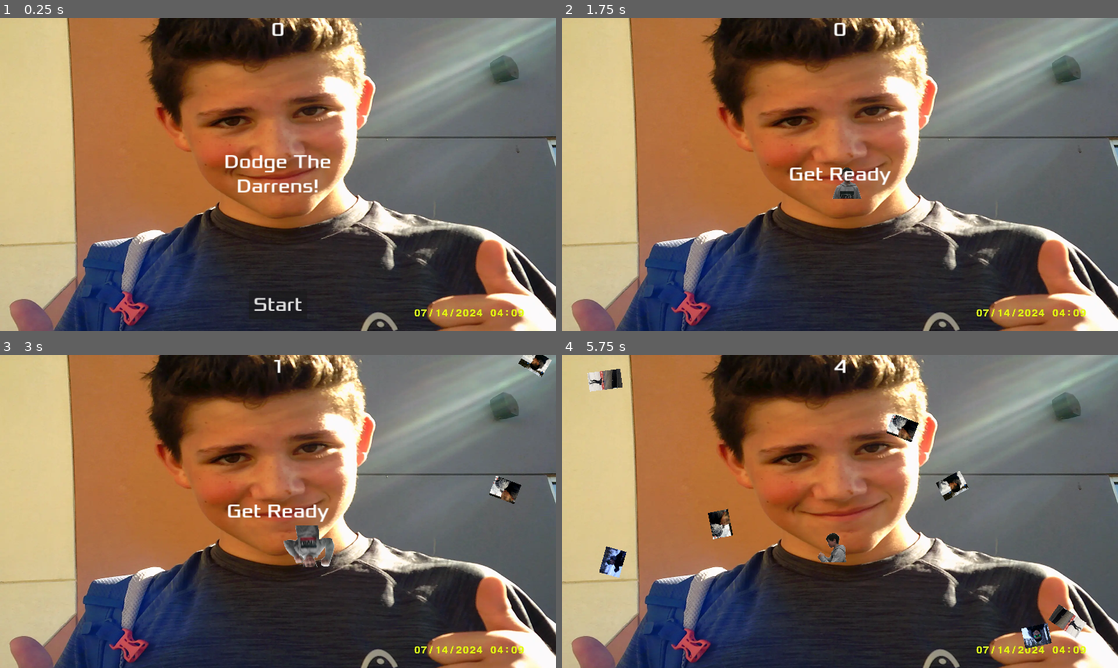
Above: before the commit, frames 1-4 (two rows, left to right).
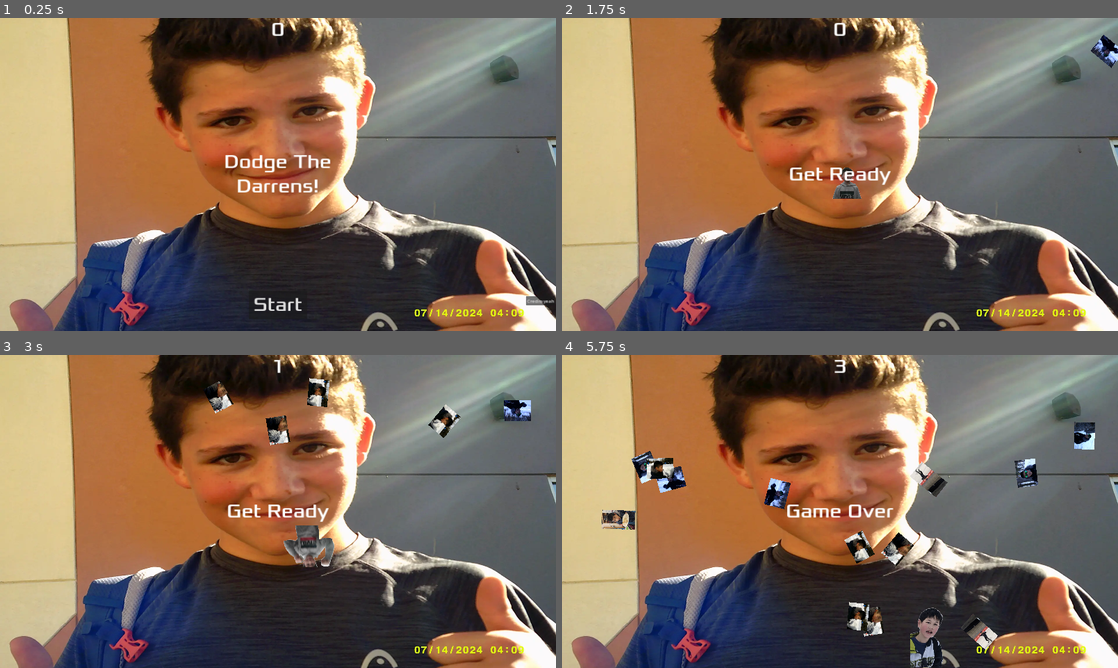
Above: after the commit, the same moments.

Repository: DodgeTheDarins/Dodge-The-Darins
Game: Godot game, scene res://main.tscn
The game is run twice, just before and just after one commit, with the same random seed, the same clock (stepped at 60 frames per second) and the same inputs.
Inputs (mouse positions are in pixels of both pictures, inside the frame that each line leads up to):
- Up to frame 1 (0.25 s): no input
- Up to frame 2 (1.75 s): click (1101, 299) at 0.5 s, where only the run after the commit has a clickable "Creditsyeah"; click "Start" at 1.25 s
- Up to frame 3 (3 s): hold Right (move_right) 2.03-2.78 s; hold A (a) 2.03-2.78 s; tap D (d) at 2.3, 2.85 s; hold Down (move_down) from 2.78 s (still down)
- Up to frame 4 (5.75 s): tap S (s) at 3.05 s; release Down (move_down) at 3.53 s; hold Right (move_right) 3.53-4.28 s; hold S (s) 3.53-4.28 s; tap W (w) at 3.8, 4.35 s; hold Up (move_up) 4.28-5.03 s; tap A (a) at 4.55 s; hold Left (move_left) from 5.03 s (still down); hold A (a) from 5.03 s (still down); tap D (d) at 5.3 s

The runs differ from the first frame. In frame 1, less than 0.1% of the frame differs, in the area x 94-100%, y 88-92%; in frame 2, 0.3%; in frame 3, 2.1%; in frame 4, 7.3%, in the area x 4-96%, y 1-100%.

Commit message:
honestly forgot what i changed

Diff:
--- a/hud.gd
+++ b/hud.gd
@@ -1,6 +1,7 @@
 extends CanvasLayer
 
 signal start_game
+signal jeremy
 
 func show_message(text):
 	$MessageLabel.text = text
@@ -14,6 +15,7 @@
 	$MessageLabel.text = "Dodge the\nDarrens"
 	$MessageLabel.show()
 	$StartButton.show()
+	$Credits.show()
 
 
 func update_score(score):
@@ -21,7 +23,12 @@
 
 func _on_start_button_pressed() -> void:
 	$StartButton.hide()
+	$Credits.hide()
 	start_game.emit()
+
+func _on_credits_pressed() -> void:
+	show_message("Made by Jeremy and Eric")
+	jeremy.emit()
 
 func _on_message_timer_timeout() -> void:
 	$MessageLabel.hide()
--- a/hud.tscn
+++ b/hud.tscn
@@ -60,12 +60,25 @@
 theme_override_fonts/font = ExtResource("1_xlugh")
 theme_override_font_sizes/font_size = 64
 shortcut = SubResource("Shortcut_a4pd8")
+shortcut_feedback = false
+shortcut_in_tooltip = false
 text = "Start"
 
 [node name="MessageTimer" type="Timer" parent="."]
 wait_time = 2.0
 one_shot = true
 
+[node name="Credits" type="Button" parent="."]
+offset_left = 1816.0
+offset_top = 960.0
+offset_right = 1824.0
+offset_bottom = 968.0
+shortcut_feedback = false
+shortcut_in_tooltip = false
+text = "Creditsyeah"
+
+[connection signal="jeremy" from="." to="." method="play_jeremy"]
 [connection signal="start_game" from="." to="." method="new_game"]
 [connection signal="pressed" from="StartButton" to="." method="_on_start_button_pressed"]
 [connection signal="timeout" from="MessageTimer" to="." method="_on_message_timer_timeout"]
+[connection signal="pressed" from="Credits" to="." method="_on_credits_pressed"]
--- a/main.gd
+++ b/main.gd
@@ -5,8 +5,10 @@
 
 var mobspeedlow = 250
 var mobspeedhigh = 350
-var mobspeedspecial = 3000.0
+var mobspeedspecial = 1000.0
 var mobspecialchance = 50
+var music
+var mobspecial
 
 # Called when the node enters the scene tree for the first time.
 func _ready(): pass
@@ -20,23 +22,37 @@
 	$ScoreTimer.stop()
 	$MobTimer.stop()
 	$HUD.show_game_over()
-	$Music1.stop()
-	$Music2.stop()
-	$DeathSound.play()
+	$Music/Music1.stop()
+	$Music/Music2.stop()
+	$Music/Music3.stop()
+	$Music/Sharks.stop()
+	$Music/Shrimp.stop()
+	$Music/Jeremy.stop()
+	$SFX/DeathSound.play()
 	score = 0
 
 func new_game():
+	$Music/Jeremy.stop()
 	score = 0
 	$Player.start($StartPosition.position)
 	$StartTimer.start()
 	$HUD.update_score(score)
 	$HUD.show_message("Get Ready")
 	get_tree().call_group("mobs", "queue_free")
-	if randi_range(-1,2) == 0:
-		$Music2.play()
+	music = randi_range(0,4)
+	if music == 0:
+		$Music/Music1.play()
+	elif music == 1:
+		$Music/Music2.play()
+	elif music == 2:
+		$Music/Music3.play()
+	elif music == 3:
+		$Music/Sharks.play()
 	else:
-		$Music1.play()
+		$Music/Shrimp.play()
 
+func play_jeremy() -> void:
+	$Music/Jeremy.play()
 
 func _on_score_timer_timeout():
 	score += 1
@@ -47,6 +63,8 @@
 	$ScoreTimer.start()
 
 func _on_mob_timer_timeout():
+	mobspecial = randi_range(0,mobspecialchance)
+
 	# Create a new instance of the Mob scene.
 	var mob = mob_scene.instantiate()
 
@@ -59,13 +77,13 @@
 
 	# Set the mob's position to a random location.r
 	mob.position = mob_spawn_location.position
-
 	# Add some randomness to the direction.
-	direction += randf_range(-PI / 4, PI / 4)
+	if mobspecial != 0:
+		direction += randf_range(-PI / 4, PI / 4)
 	mob.rotation = direction
 	var velocity = 0
 	# Choose the velocity for the mob.
-	if randi_range(0,mobspecialchance) == 1:
+	if mobspecial == 0:
 		velocity = Vector2(mobspeedspecial, 0.0)
 	else:
 		velocity = Vector2(randf_range(mobspeedlow, mobspeedhigh), 0.0)
--- a/main.tscn
+++ b/main.tscn
@@ -8,6 +8,10 @@
 [ext_resource type="AudioStream" uid="uid://dkfupqnwjpkg5" path="res://music/alex.ogg" id="6_rnvrp"]
 [ext_resource type="AudioStream" uid="uid://fi72koc2exqk" path="res://music/gameover.wav" id="7_b14pb"]
 [ext_resource type="AudioStream" uid="uid://dlw8pt4ymdrbi" path="res://music/cat.ogg" id="8_uuyan"]
+[ext_resource type="AudioStream" uid="uid://b2mx7g0ojexmo" path="res://music/house_in_a_forest.ogg" id="9_ghnxu"]
+[ext_resource type="AudioStream" uid="uid://cx0xdgsfhg5t7" path="res://music/sharks.ogg" id="10_hhh83"]
+[ext_resource type="AudioStream" uid="uid://cv7x03075c7yl" path="res://music/shrimp.ogg" id="10_wraj0"]
+[ext_resource type="AudioStream" uid="uid://wiplow7ih5fu" path="res://music/jeremy.ogg" id="12_2jekh"]
 
 [sub_resource type="Curve2D" id="Curve2D_cyfup"]
 _data = {
@@ -38,7 +42,7 @@
 position = Vector2(992, 552)
 
 [node name="MobTimer" type="Timer" parent="."]
-wait_time = 0.45
+wait_time = 0.25
 
 [node name="ScoreTimer" type="Timer" parent="."]
 
@@ -57,19 +61,37 @@
 
 [node name="HUD" parent="." instance=ExtResource("4_tovij")]
 
-[node name="Music1" type="AudioStreamPlayer2D" parent="."]
+[node name="SFX" type="AudioStreamPlayer2D" parent="."]
+position = Vector2(992, 552)
+
+[node name="DeathSound" type="AudioStreamPlayer2D" parent="SFX"]
+stream = ExtResource("7_b14pb")
+
+[node name="Music" type="AudioStreamPlayer2D" parent="."]
+
+[node name="Sharks" type="AudioStreamPlayer2D" parent="Music"]
+stream = ExtResource("10_hhh83")
+parameters/looping = true
+
+[node name="Shrimp" type="AudioStreamPlayer2D" parent="Music"]
+stream = ExtResource("10_wraj0")
+
+[node name="Music3" type="AudioStreamPlayer2D" parent="Music"]
+stream = ExtResource("9_ghnxu")
+
+[node name="Music2" type="AudioStreamPlayer2D" parent="Music"]
+stream = ExtResource("8_uuyan")
+
+[node name="Music1" type="AudioStreamPlayer2D" parent="Music"]
 position = Vector2(992, 552)
 stream = ExtResource("6_rnvrp")
 
-[node name="DeathSound" type="AudioStreamPlayer2D" parent="."]
-position = Vector2(992, 552)
-stream = ExtResource("7_b14pb")
-
-[node name="Music2" type="AudioStreamPlayer2D" parent="."]
-stream = ExtResource("8_uuyan")
+[node name="Jeremy" type="AudioStreamPlayer2D" parent="Music"]
+stream = ExtResource("12_2jekh")
 
 [connection signal="hit" from="Player" to="." method="game_over"]
 [connection signal="timeout" from="MobTimer" to="." method="_on_mob_timer_timeout"]
 [connection signal="timeout" from="ScoreTimer" to="." method="_on_score_timer_timeout"]
 [connection signal="timeout" from="StartTimer" to="." method="_on_start_timer_timeout"]
+[connection signal="jeremy" from="HUD" to="." method="play_jeremy"]
 [connection signal="start_game" from="HUD" to="." method="new_game"]
--- a/player.gd
+++ b/player.gd
@@ -68,7 +68,7 @@
 func _on_body_entered(body: Node2D) -> void:
 	hit.emit()
 	dead = true
-	# Must be deferred as we can't change physics properties on a physics callback.
+	 #Must be deferred as we can't change physics properties on a physics callback.
 	$CollisionShape2D.set_deferred("disabled", true)
 
 func start(pos):
Not shown: 1 places in main.tscn that only renumber resources
Not shown, added: music/house_in_a_forest.ogg.import
Not shown, added: music/jeremy.ogg.import
Not shown, added: music/sharks.ogg.import
Not shown, added: music/shrimp.ogg.import
Not shown, added: music/house_in_a_forest.ogg
Not shown, added: music/jeremy.ogg
Not shown, added: music/sharks.ogg
Not shown, added: music/shrimp.ogg
